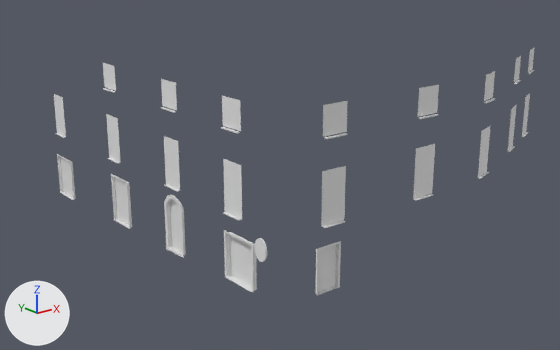
Renders of the Blender file Maps/Sardinia/Blender/Sardinia_Master.blend from each side of a commit.
One viewpoint serves both versions: a 50 mm camera at (-32.4, 45.3, 8.5) aimed at (-1.5, 84.0, -7.0). Lighting does not change. The marker at lower left points along +X, +Y and +Z.

Names of what the first picture shows: 'Building8b.001'.
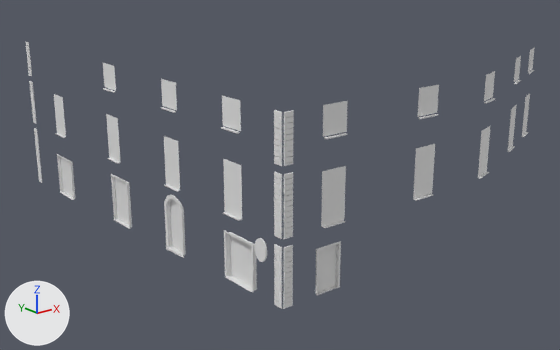
Location of each change, [x1, y1, x2, y2] in pixels of the pictures (560 x 350 px):
'Building8b.001', reshaped (8% taller): before [54, 47, 535, 295]; after [26, 42, 535, 309]
part 1 of me_building8b_001, added: after [274, 110, 294, 309]
part 2 of me_building8b_001, added: after [26, 42, 42, 183]

Edits to the bpy script that builds the scene:
```text
Change me_building8b_001:
    used by ob_building8b_001; location = (0.0, 0.0, 0.0); rotation_euler = (1.571, 0.0, 0.0), in degrees (90, 0, 0)
    remove me_building8b_001.from_pydata(...)  # 552 vertices, 337 faces; spans x -12.6..12.5, y -8.7..1.3, z -94.6..-69.9
    add me_building8b_001.from_pydata(...)  # 1400 vertices, 864 faces; spans x -12.6..12.5, y -8.8..1.3, z -98.3..-69.9
    me_building8b_001 part 1: 544 vertices added at x -12.5..-11.9, y -7.8..1.3, z -70.7..-70.1
    me_building8b_001 part 2: 304 vertices added at x -12.5..-12.4, y -8.8..1.3, z -98.3..-97.8
```
